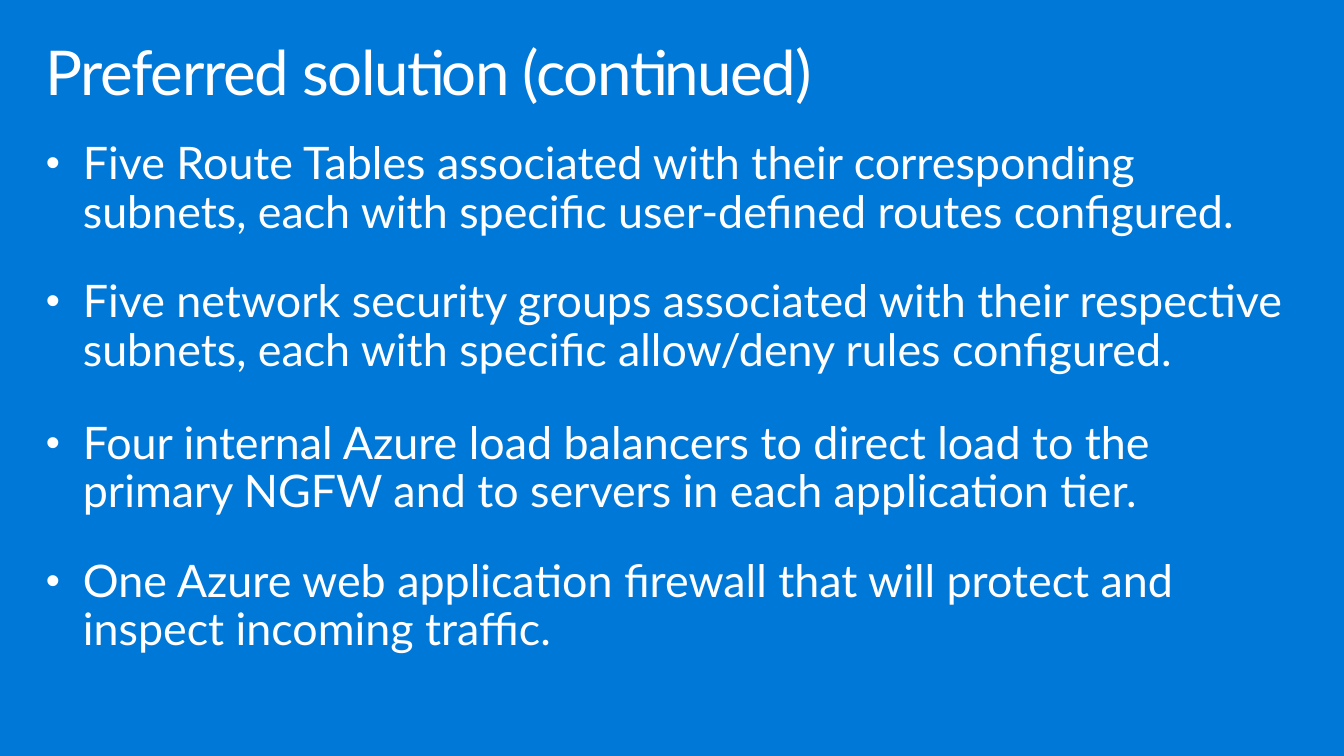
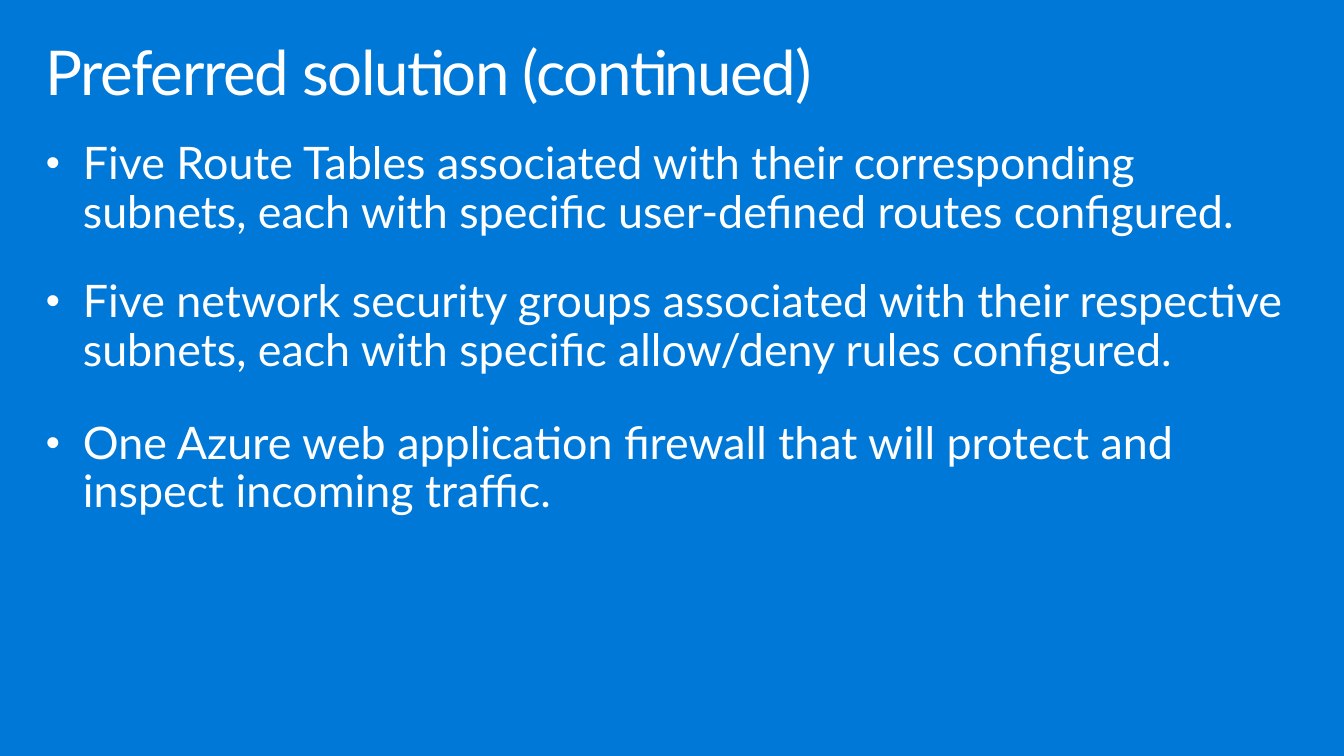
Before and after one commit to yashmadan123/MCW-Enterprise-class-networking, a slide deck: slide 25 of Whiteboard design session/WDS trainer presentation - Enterprise-class networking in Azure.pptx. Drawn at 1344x756 pixels with LibreOffice and Linux fonts; fonts in the diff are those of the drawing. Boxes give left, top, right and bottom in pixels: in the first picture for what was removed or moved away, otherwise in the second. Text is boxed around its words. In the diff, an @@ line names an element or a change of style, - is before the commit and + after.

```diff
--- a/Whiteboard design session/WDS trainer presentation - Enterprise-class networking in Azure.pptx
+++ b/Whiteboard design session/WDS trainer presentation - Enterprise-class networking in Azure.pptx
@@ text at (83, 426, 1150, 515): paragraph removed @@
-• Four internal Azure load balancers to direct load to the primary NGFW and to servers in each application tier.
```
Also in this commit, not shown: 8 other slides changed, 1 slide removed, 6 other files.
